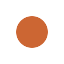
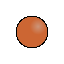
Layered file, before and after one edit (64 x 64). Changes by layer:
painted on "Background" over [left=16, top=16, right=48, bottom=48]
